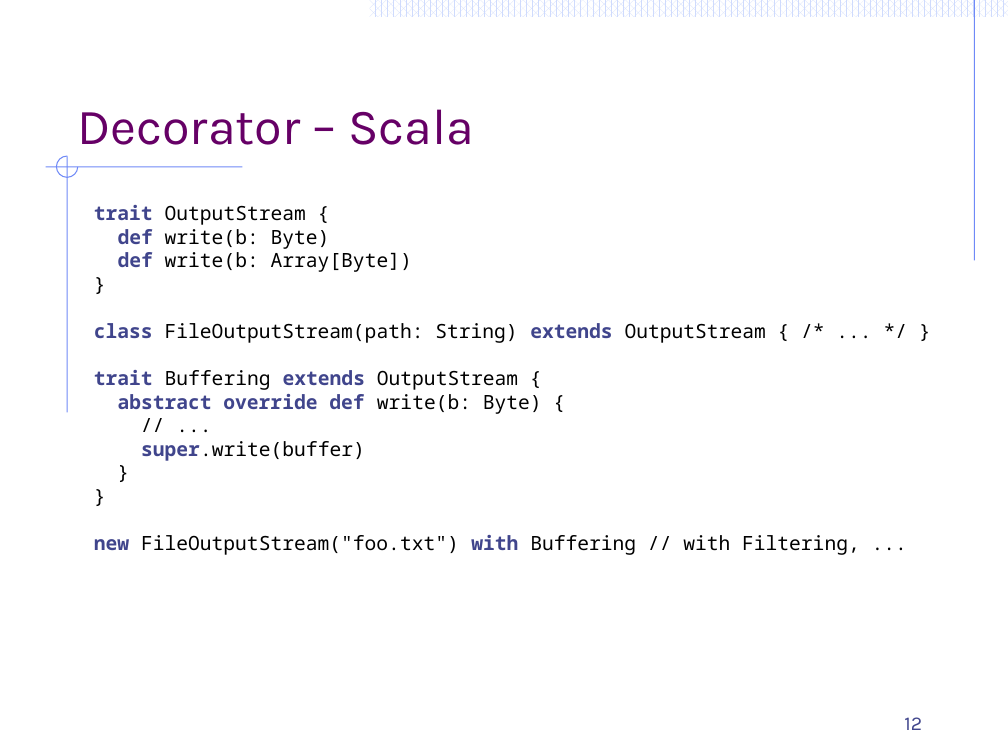
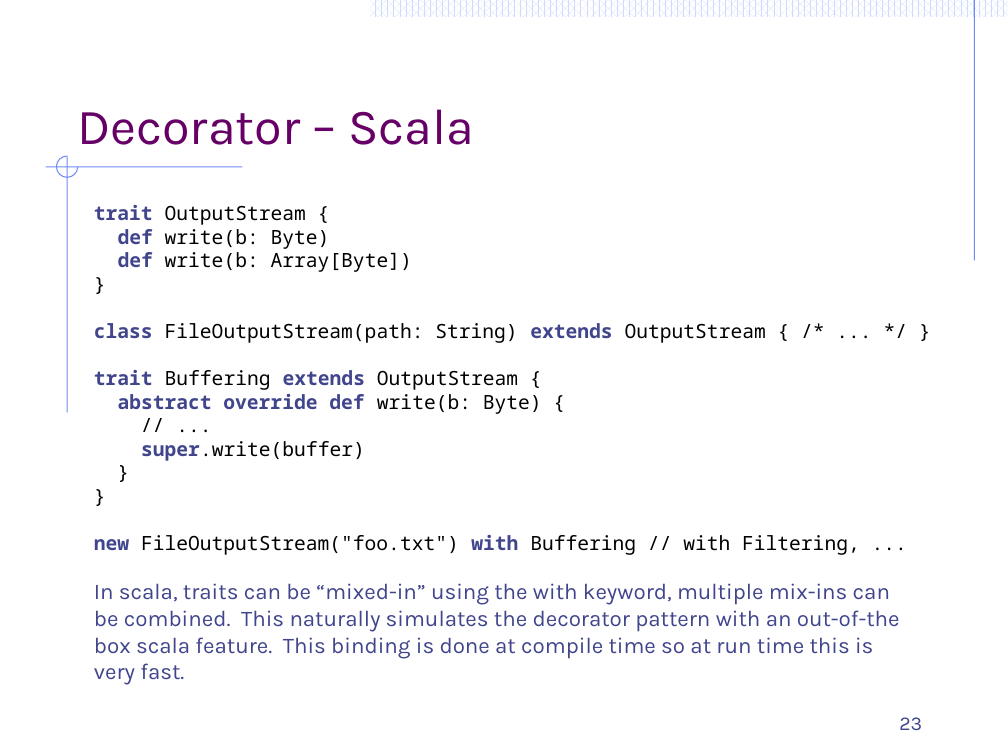
Before and after one commit to ArchitectingSoftware/CS575-SoftwareDesign, a slide deck: slide 23 of Lectures/M7-FunctionalDesignPatterns.pptx (slide 12 before the commit). Drawn at 1008x756 pixels with LibreOffice and Linux fonts; fonts in the diff are those of the drawing. Boxes give left, top, right and bottom in pixels: in the first picture for what was removed or moved away, otherwise in the second. Text is boxed around its words. In the diff, an @@ line names an element or a change of style, - is before the commit and + after.

```diff
--- a/Lectures/M7-FunctionalDesignPatterns.pptx
+++ b/Lectures/M7-FunctionalDesignPatterns.pptx
@@ text added at (x1=94, y1=583, x2=900, y2=685), 16 pt, text #40458C @@
+In scala, traits can be “mixed-in” using the with keyword, multiple mix-ins can be combined. This naturally simulates the decorator pattern with an out-of-the box scala feature. This binding is done at compile time so at run time this is very fast.
@@ page number at (x1=899, y1=717, x2=922, y2=730): text changed @@
-12
+23
```
Also in this commit, not shown: 13 other slides changed, 27 slides added, 25 slides removed, 3 other files.
